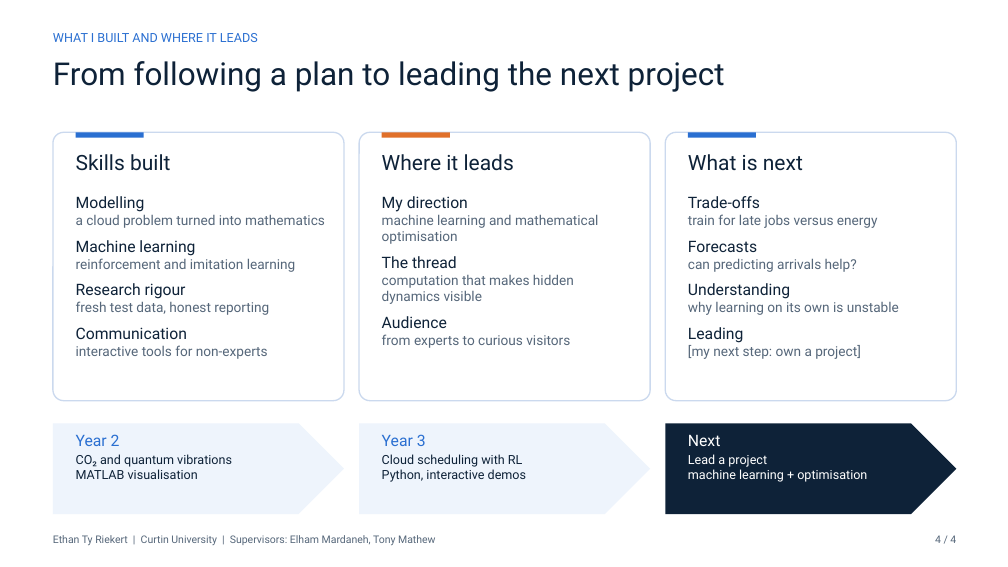
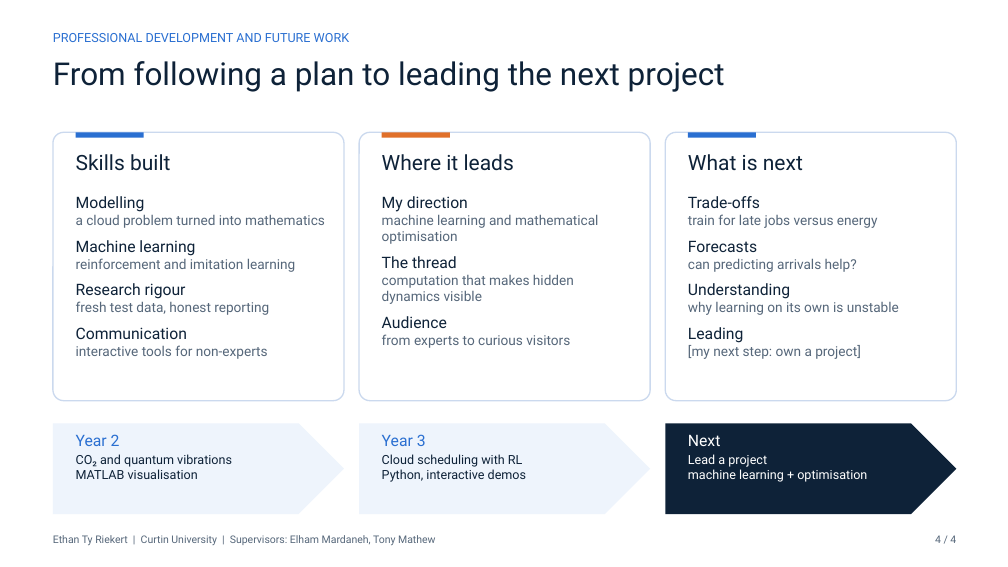
Before and after one commit to Ethan-Ty-Riekert/Neural-Knapsack-Research-Project, a slide deck: slide 4 of app/slides/Final_Presentation.pptx. Drawn at 1008x567 pixels with LibreOffice and Linux fonts; fonts in the diff are those of the drawing. Boxes give left, top, right and bottom in pixels: in the first picture for what was removed or moved away, otherwise in the second. Text is boxed around its words. In the diff, an @@ line names an element or a change of style, - is before the commit and + after.

```diff
--- a/app/slides/Final_Presentation.pptx
+++ b/app/slides/Final_Presentation.pptx
@@ text at [53, 33, 349, 42]: text changed @@
-WHAT I BUILT AND WHERE IT LEADS
+PROFESSIONAL DEVELOPMENT AND FUTURE WORK
```
Also in this commit, not shown: 3 other slides changed, 15 other files.
